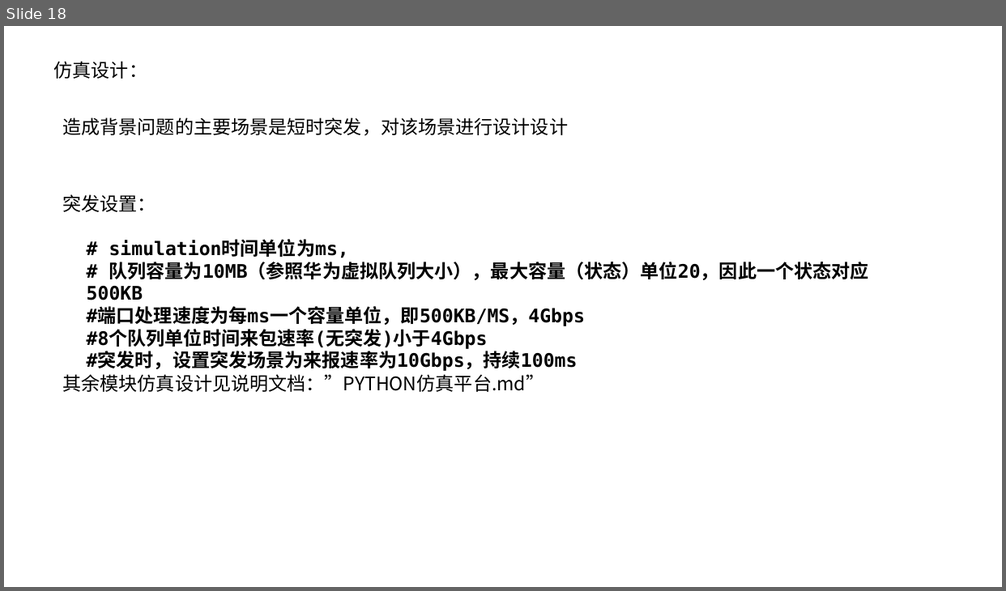
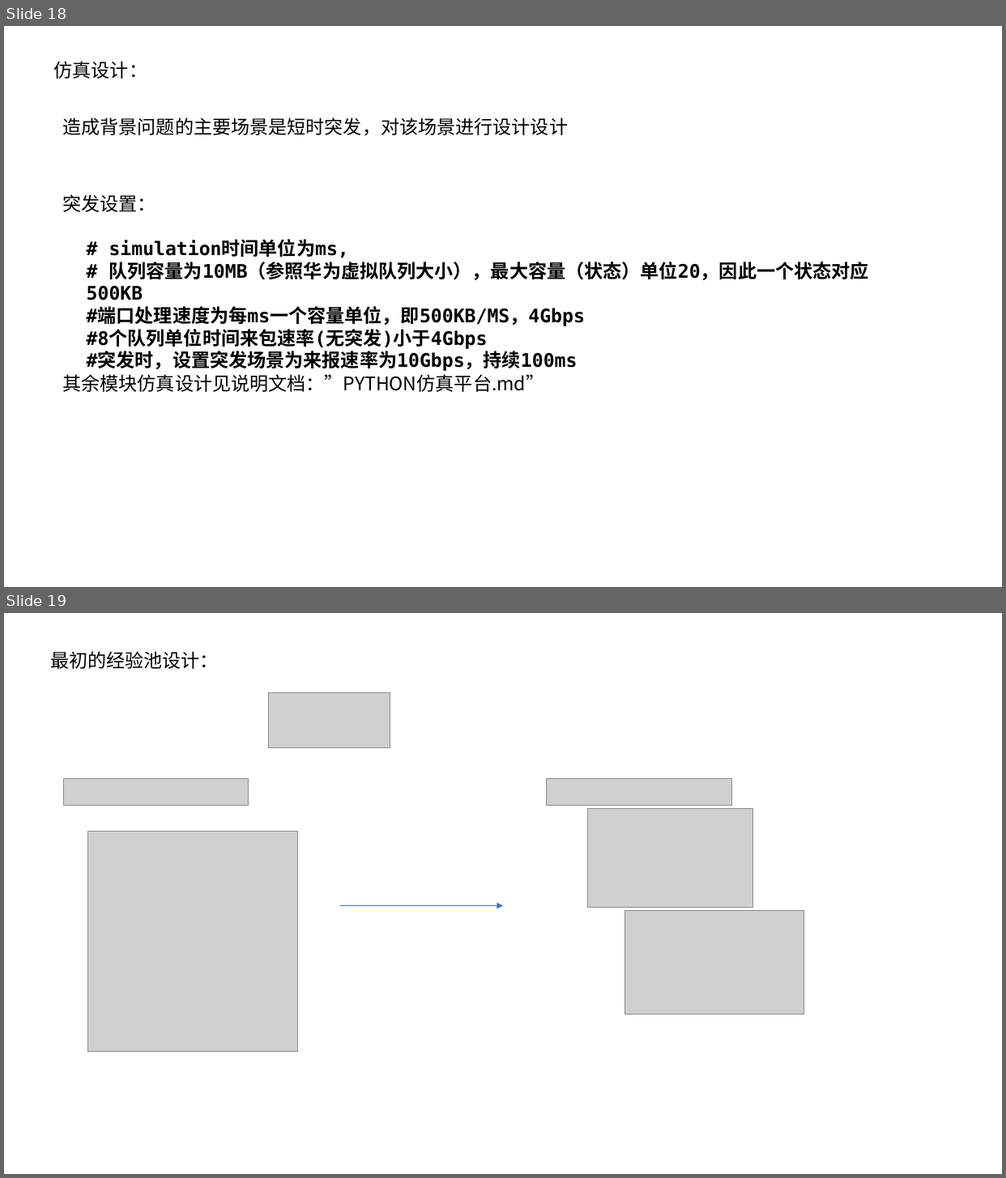
Before and after one commit to JinPeng-Zhang/RMAB, a slide deck: PPT/算法整理.pptx. Shown one above the other, each under a label of ours: slide 18 before the commit, slides 18 and 19 after it. The pictures are 1006x591 and 1006x1178 pixels, drawn with LibreOffice and Linux fonts; fonts in the diff are those of the drawing; grey boxes stand for pictures. Boxes give left, top, right and bottom in pixels: in the first picture for what was removed or moved away, otherwise in the second. Text is boxed around its words. In the diff, an @@ line names an element or a change of style, - is before the commit and + after.

```diff
--- a/PPT/算法整理.pptx
+++ b/PPT/算法整理.pptx
@@ slide 19 added at bbox=[4, 613, 1002, 1174], background #FFFFFF @@
@@ text added at bbox=[50, 651, 219, 669], 18 pt, text #000000 @@
+最初的经验池设计：
@@ picture added at bbox=[268, 693, 390, 747] @@
@@ picture added at bbox=[63, 778, 248, 805] @@
@@ picture added at bbox=[547, 778, 731, 805] @@
@@ picture added at bbox=[588, 808, 753, 907] @@
@@ picture added at bbox=[88, 832, 297, 1053] @@
@@ arrow added from (340, 905) to (503, 905), #4472C4 0.5 pt @@
@@ picture added at bbox=[625, 911, 804, 1015] @@
```
Also in this commit, not shown: 1 other slide added, 9 other files.
